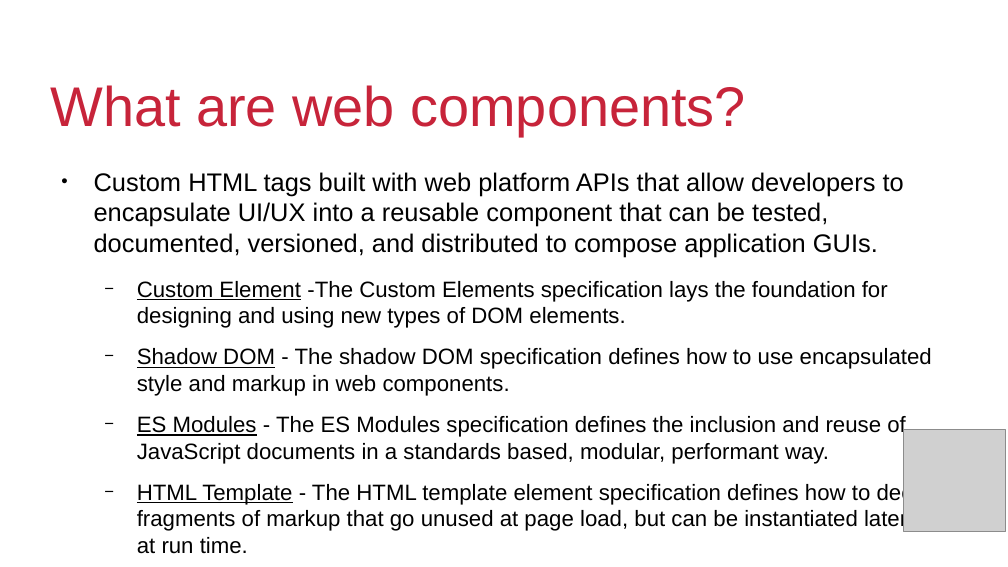
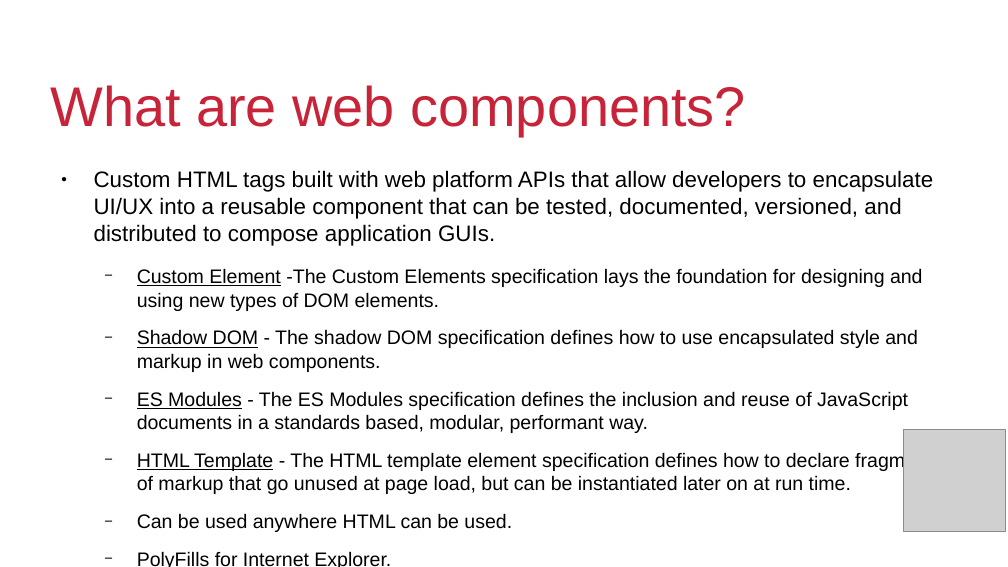
Before and after one commit to QuiWorks/wc-presentation, a slide deck: slide 3 of wc-pp-presentation.odp. Drawn at 1008x567 pixels with LibreOffice and Linux fonts; fonts in the diff are those of the drawing; grey boxes stand for pictures; background and template pictures are left out. Boxes give left, top, right and bottom in pixels: in the first picture for what was removed or moved away, otherwise in the second. Text is boxed around its words. In the diff, an @@ line names an element or a change of style, - is before the commit and + after.

```diff
--- a/wc-pp-presentation.odp
+++ b/wc-pp-presentation.odp
@@ text at [94,170,942,532]: paragraph added @@
+  − PolyFills for Internet Explorer.
@@ text at [94,170,942,532]: size 20 to 17.6 pt in "Custom HTML tags built with web platform ..."; size 17.5 to 15.4 pt in "Custom Element -The Custom Elements specification lays ...", "Shadow DOM - The shadow DOM specification ...", "ES Modules - The ES Modules specification ...", "HTML Template - The HTML template element ..." and 1 more places @@
```
Also in this commit, not shown: 8 other slides changed, 2 slides added.
